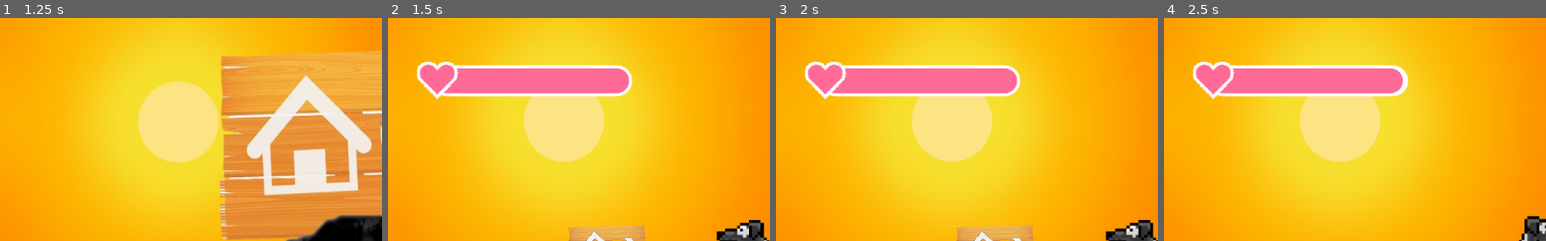
Above: before the commit, frames 1-4 (left to right).
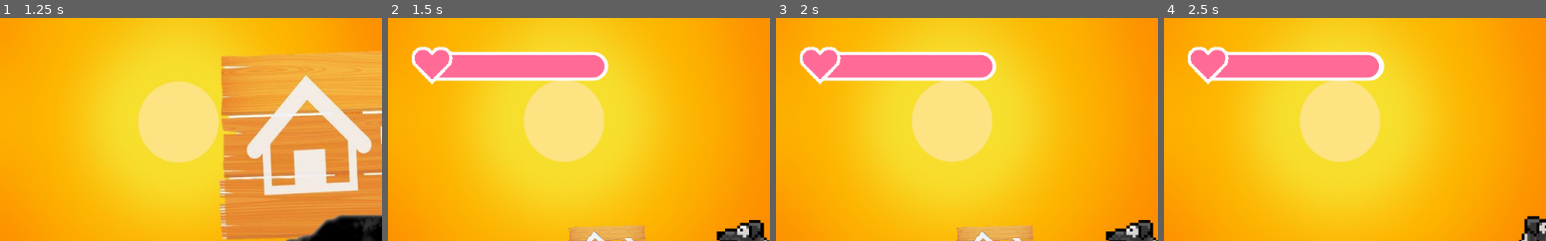
Above: after the commit, the same moments.

Repository: pabtorres/take-me-hoom
Game: Godot game, scene res://scenes/Menu.tscn
Same seed, same stepped clock (60 frames per second), same inputs: the game is played once before the commit and once after it.
Inputs:
- Up to frame 1 (1.25 s): click "New Game" at 0.5 s
- Up to frame 2 (1.5 s): click "Start Adventure" at 1.25 s
- Up to frame 3 (2 s): no input
- Up to frame 4 (2.5 s): hold Right (right1) from 2.03 s (still down); hold B (attack1) from 2.03 s (still down); tap Space (jump1) at 2.27 s
The pictures show only the part of the screen within x 0-50%, y 0-50%; the shares and areas given below are measured in that part.

Frame 1 is identical in both runs. In frame 2, 9.3% of the frame differs, in the area x 6-64%, y 12-37%; in frame 3, 9.3%; in frame 4, 9.3%.

Commit message:
fixed bar

Diff:
--- a/scenes/Player1.tscn
+++ b/scenes/Player1.tscn
@@ -222,22 +222,23 @@
 [node name="CollisionShape2D2" type="CollisionShape2D" parent="."]
 position = Vector2( 11.4987, 11.1424 )
 z_as_relative = false
-shape = SubResource( 12 )
+shape = SubResource( 10 )
 
 [node name="CanvasLayer" type="CanvasLayer" parent="."]
 
 [node name="ProgressBar" type="ProgressBar" parent="CanvasLayer"]
-margin_left = 59.0
-margin_top = 64.0
-margin_right = 327.0
-margin_bottom = 105.0
-custom_styles/fg = SubResource( 10 )
-custom_styles/bg = SubResource( 11 )
+margin_left = 44.3911
+margin_top = 46.3943
+margin_right = 295.391
+margin_bottom = 84.3943
+custom_styles/fg = SubResource( 11 )
+custom_styles/bg = SubResource( 12 )
 max_value = 1000.0
 step = 10.0
 value = 1000.0
 percent_visible = false
 __meta__ = {
+"_edit_group_": true,
 "_edit_use_anchors_": false
 }
 
@@ -246,10 +247,10 @@
 anchor_top = 0.0126915
 anchor_right = 0.0190068
 anchor_bottom = 0.0126915
-margin_left = -220.616
-margin_top = -35.5271
-margin_right = 225.384
-margin_bottom = 73.4729
+margin_left = -212.375
+margin_top = -37.4
+margin_right = 233.625
+margin_bottom = 71.6
 texture = ExtResource( 5 )
 expand = true
 stretch_mode = 6
Not shown: 2 places in scenes/Player1.tscn that only renumber resources
